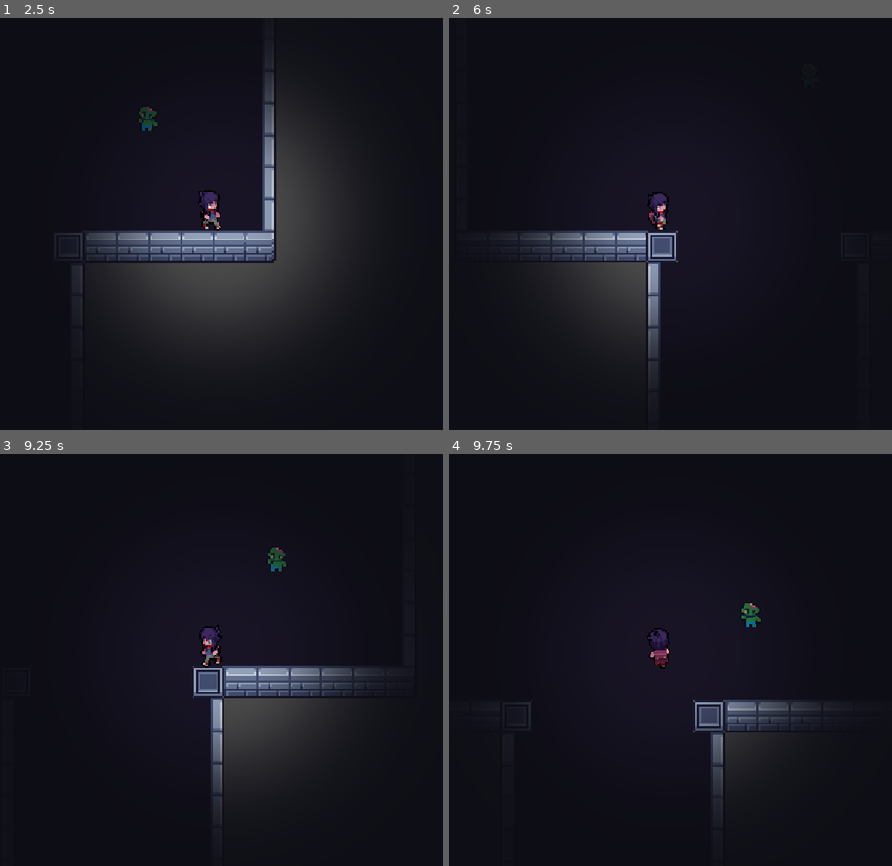
Above: before the commit, frames 1-4 (two rows, left to right).
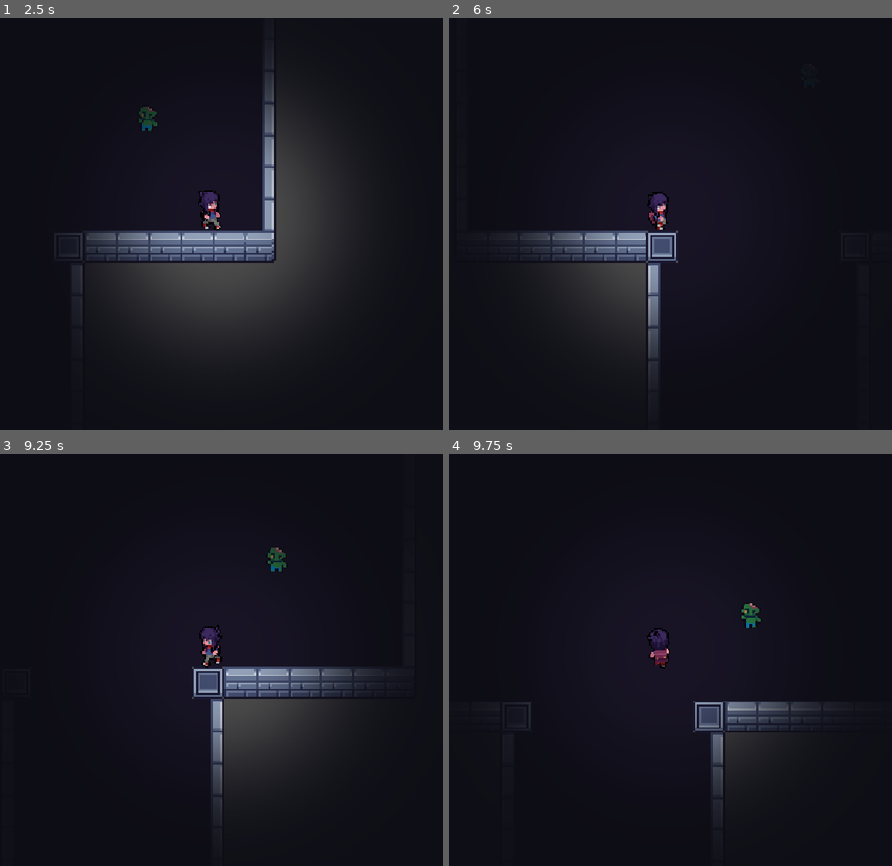
Above: after the commit, the same moments.

Repository: ImStellar0408/Haven-Game-Pepito
Game: Godot game, scene res://scenes/level_base.tscn
The game is run twice, just before and just after one commit, with the same random seed, the same clock (stepped at 60 frames per second) and the same inputs.
Inputs:
- Up to frame 1 (2.5 s): hold D (right) 0.53-1.28 s; hold E (interact) 0.53-1.28 s; hold S (down) 1.28-2.03 s; tap E (interact) at 1.35 s; hold D (right) from 2.03 s (still down); hold E (interact) from 2.03 s (still down)
- Up to frame 2 (6 s): release D (right) at 2.78 s; release E (interact) at 2.78 s; hold W (up) 2.78-3.53 s; tap E (interact) at 2.85, 4.35, 5.85 s; hold E (interact) 3.53-4.28 s; hold A (left) 3.53-5.03 s; hold S (down) 5.03-5.78 s; hold E (interact) 5.03-5.78 s; hold D (right) from 5.78 s (still down)
- Up to frame 3 (9.25 s): release D (right) at 6.53 s; hold W (up) 6.53-7.28 s; hold E (interact) 6.53-7.28 s; hold D (right) 7.28-8.03 s; tap E (interact) at 7.35, 8.85 s; hold S (down) 8.03-8.78 s; hold E (interact) 8.03-8.78 s; hold A (left) from 8.78 s (still down)
- Up to frame 4 (9.75 s): release A (left) at 9.53 s; hold W (up) from 9.53 s (still down); hold E (interact) from 9.53 s (still down)

Frame 1 is identical in both runs. In frame 2, less than 0.1% of the frame differs, in the area x 24-52%, y 53-61%; in frame 3, 0.4%, in the area x 43-81%, y 22-61%; in frame 4, 0.1%.

Commit message:
collision B)

Diff:
--- a/las-flipantes-aventuras-de-pepita-el-humano-/scenes/level_base.tscn
+++ b/las-flipantes-aventuras-de-pepita-el-humano-/scenes/level_base.tscn
@@ -172,6 +172,7 @@
 19:8/0 = 0
 20:8/0 = 0
 21:8/0 = 0
+21:8/0/physics_layer_0/polygon_0/points = PackedVector2Array(-8, -8, 8, -8, 8, 8, -8, 8)
 2:9/0 = 0
 3:9/0 = 0
 4:9/0 = 0
